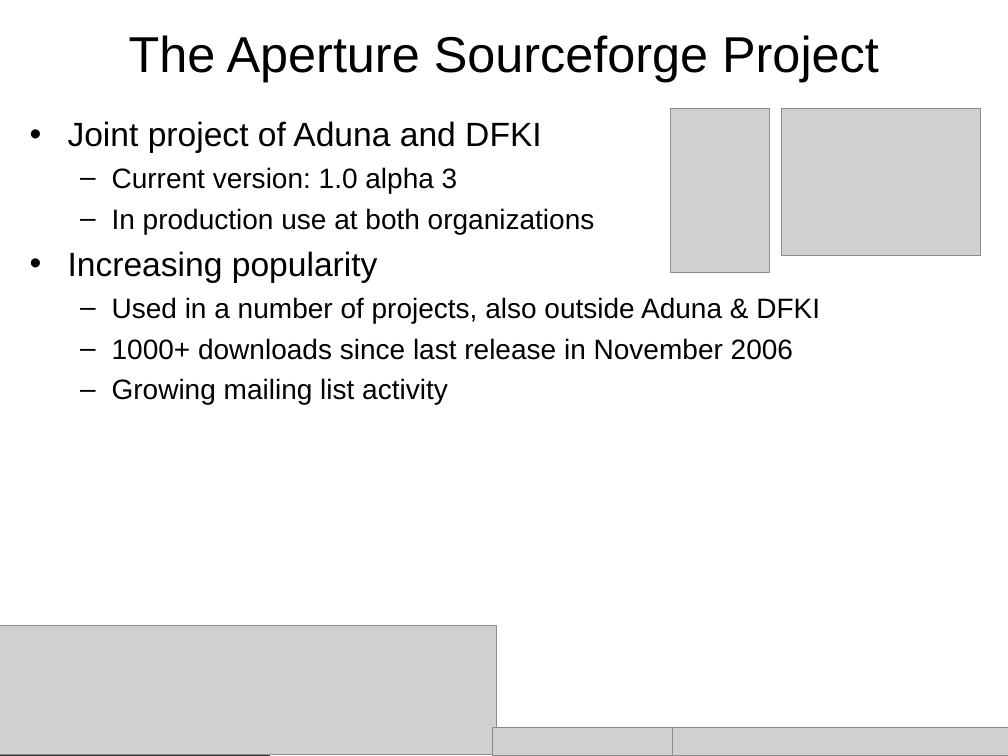
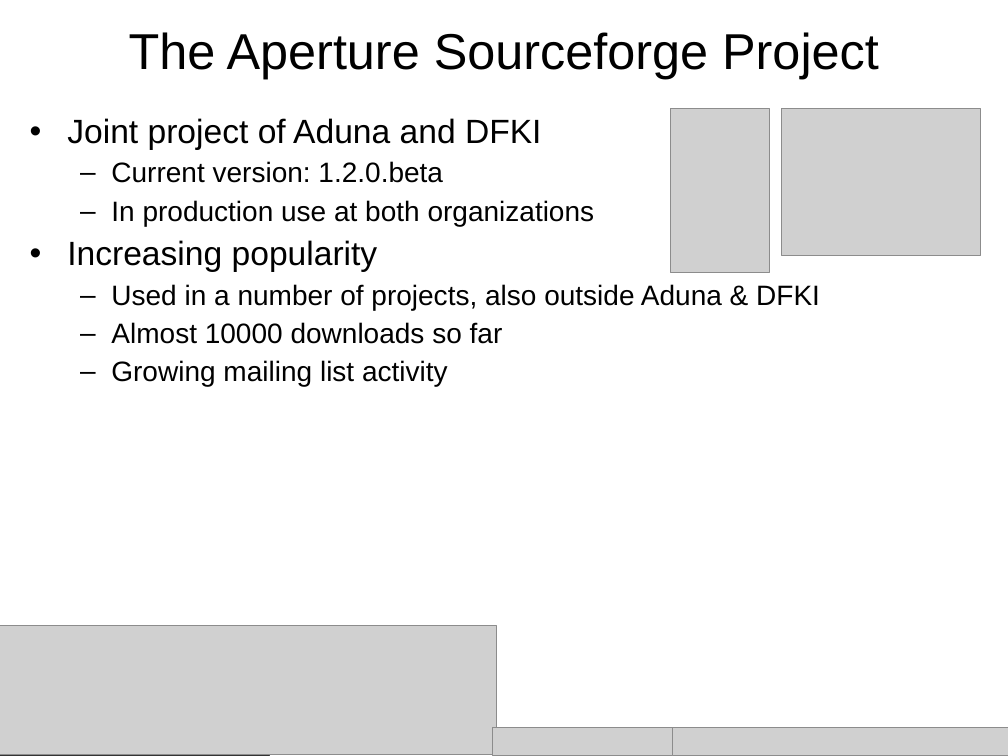
Before and after one commit to aurora/aperture, a slide deck: slide 22 of aperture/doc/Aperture_slides.ppt (slide 15 before the commit). Drawn at 1008x756 pixels with LibreOffice and Linux fonts; fonts in the diff are those of the drawing; grey boxes stand for pictures; background and template pictures are left out. Boxes give left, top, right and bottom in pixels: in the first picture for what was removed or moved away, otherwise in the second. Text is boxed around its words. In the diff, an @@ line names an element or a change of style, - is before the commit and + after.

Commit message:
updated the Aperture_slides.ppt presentation

```diff
--- a/aperture/doc/Aperture_slides.ppt
+++ b/aperture/doc/Aperture_slides.ppt
@@ title "The Aperture Sourceforge Project" at <box>129,32,879,79</box>: line spacing 1 to 0.93 @@
@@ text at <box>67,118,820,386</box>: indent changed; line spacing 1 to 0.93 @@
@@ text at <box>111,161,443,183</box>: text changed @@
-  – Current version: 1.0 alpha 3
+  – Current version: 1.2.0.beta
@@ text at <box>111,322,503,344</box>: text changed @@
-  – 1000+ downloads since last release in November 2006
+  – Almost 10000 downloads so far
```
Also in this commit, not shown: 19 other slides changed, 7 slides added, 1 other file.
